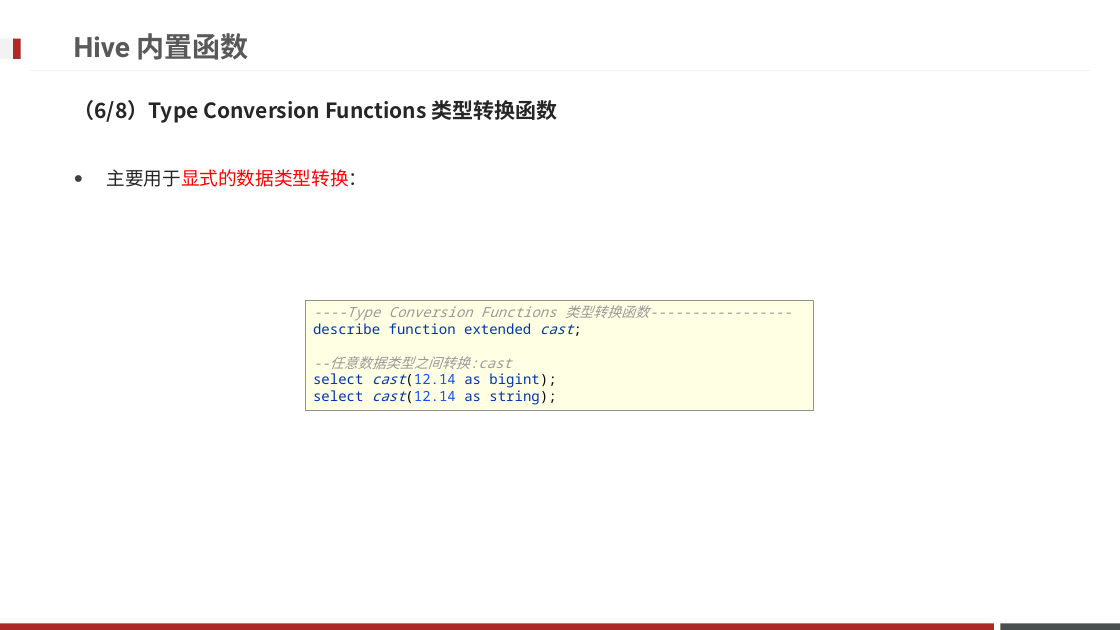
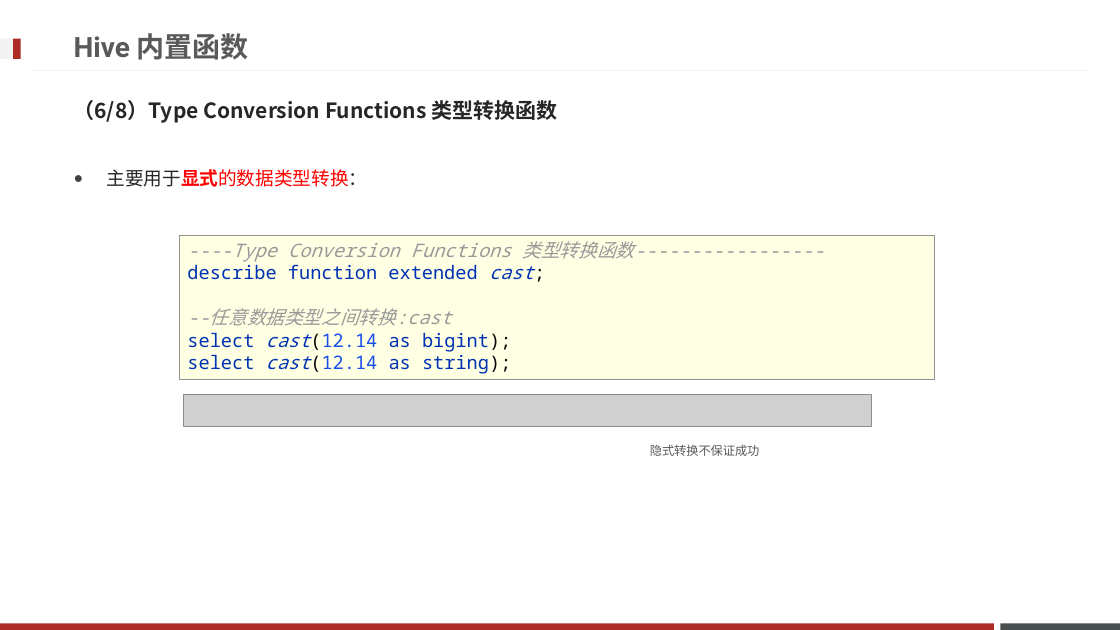
Before and after one commit to Legolas9999/big_data, a slide deck: slide 113 of Hadoop/大数据离线阶段--07(Hive DQL语法).pptx. Drawn at 1120x630 pixels with LibreOffice and Linux fonts; fonts in the diff are those of the drawing; grey boxes stand for pictures; background and template pictures are left out. Boxes give left, top, right and bottom in pixels: in the first picture for what was removed or moved away, otherwise in the second. Text is boxed around its words. In the diff, an @@ line names an element or a change of style, - is before the commit and + after.

```diff
--- a/Hadoop/大数据离线阶段--07(Hive DQL语法).pptx
+++ b/Hadoop/大数据离线阶段--07(Hive DQL语法).pptx
@@ text "主要用于显式的数据类型转换：" at [107, 169, 368, 187]: bold on in "主要用于显式的数据类型转换：" @@
@@ rectangle "----Type Conversion Functions 类型转换函数----------------- descri ...": place and size @@
-rectangle "----Type Conversion Functions 类型转换函数----------------- descri ..." at [305, 300, 813, 410]
+rectangle "----Type Conversion Functions 类型转换函数----------------- descri ..." at [179, 234, 934, 379]
@@ rectangle "----Type Conversion Functions 类型转换函数----------------- descri ..." at [179, 234, 934, 379]: size 12 to 16 pt @@
@@ picture added at [183, 395, 871, 427] @@
@@ text added at [650, 445, 760, 456], 10.5 pt, text #595959 @@
+隐式转换不保证成功
```
Also in this commit, not shown: 19 other slides changed.
